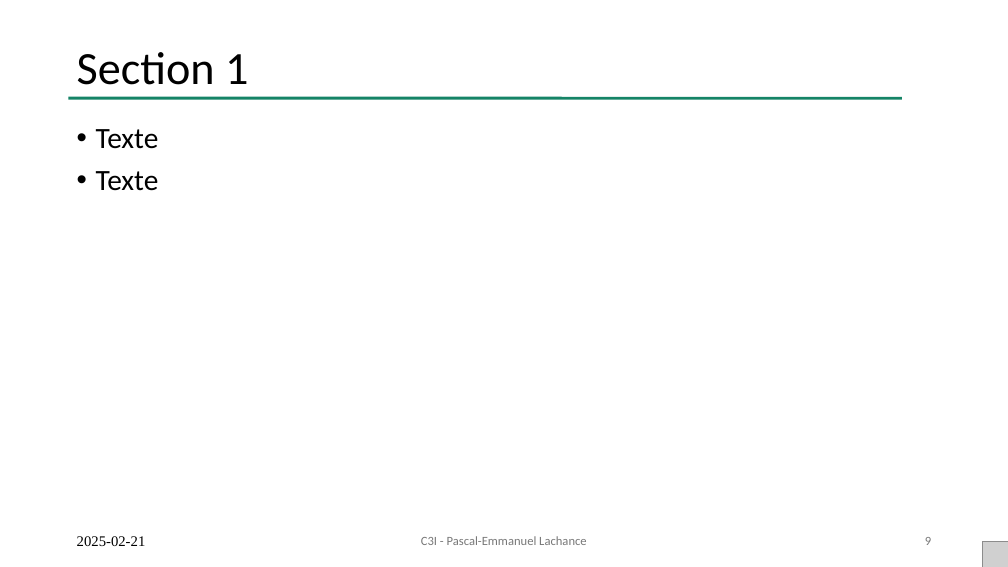
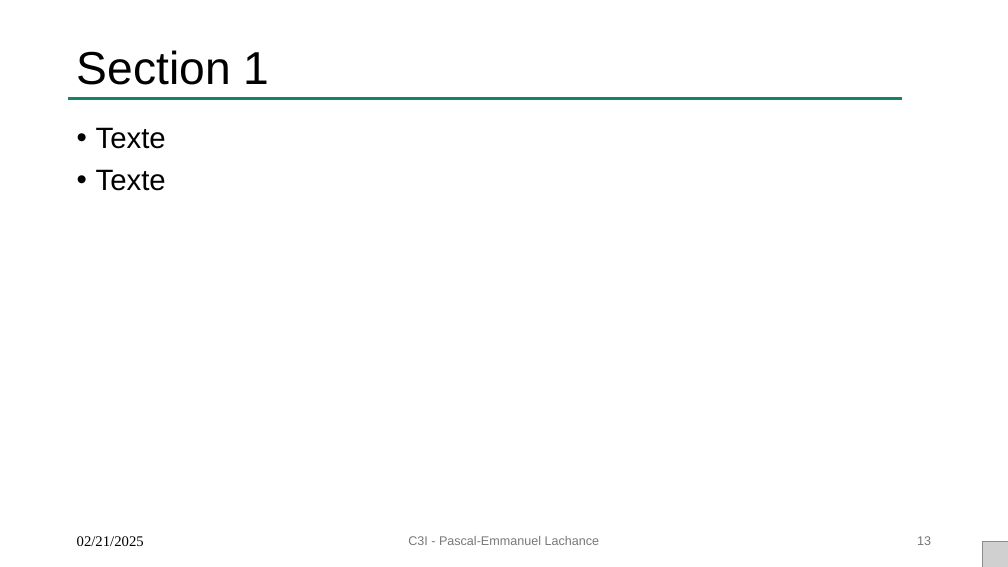
Before and after one commit to Raesangur/PPPPP, a slide deck: slide 13 of 01 - Comment est fabriqué un PCB/PPPPP 01 - Comment est fabriqué un PCB.pptx (slide 9 before the commit). Drawn at 1008x567 pixels with LibreOffice and Linux fonts; fonts in the diff are those of the drawing; grey boxes stand for pictures. Boxes give left, top, right and bottom in pixels: in the first picture for what was removed or moved away, otherwise in the second. Text is boxed around its words. In the diff, an @@ line names an element or a change of style, - is before the commit and + after.

```diff
--- a/01 - Comment est fabriqué un PCB/PPPPP 01 - Comment est fabriqué un PCB.pptx
+++ b/01 - Comment est fabriqué un PCB/PPPPP 01 - Comment est fabriqué un PCB.pptx
@@ title "Section 1" at (77, 50, 269, 85): font Calibri to Arial @@
@@ text "Texte" at (96, 127, 166, 191): font Calibri to Arial; less space between paragraphs @@
@@ text at (77, 536, 144, 546): text changed @@
-2025-02-21
+02/21/2025
@@ text "C3I - Pascal-Emmanuel Lachance" at (408, 536, 600, 545): font Calibri to Arial @@
@@ page number at (917, 536, 931, 545): text changed; font Calibri to Arial @@
-9
+13
```
Also in this commit, not shown: 8 other slides changed, 4 slides added, 5 other files.
